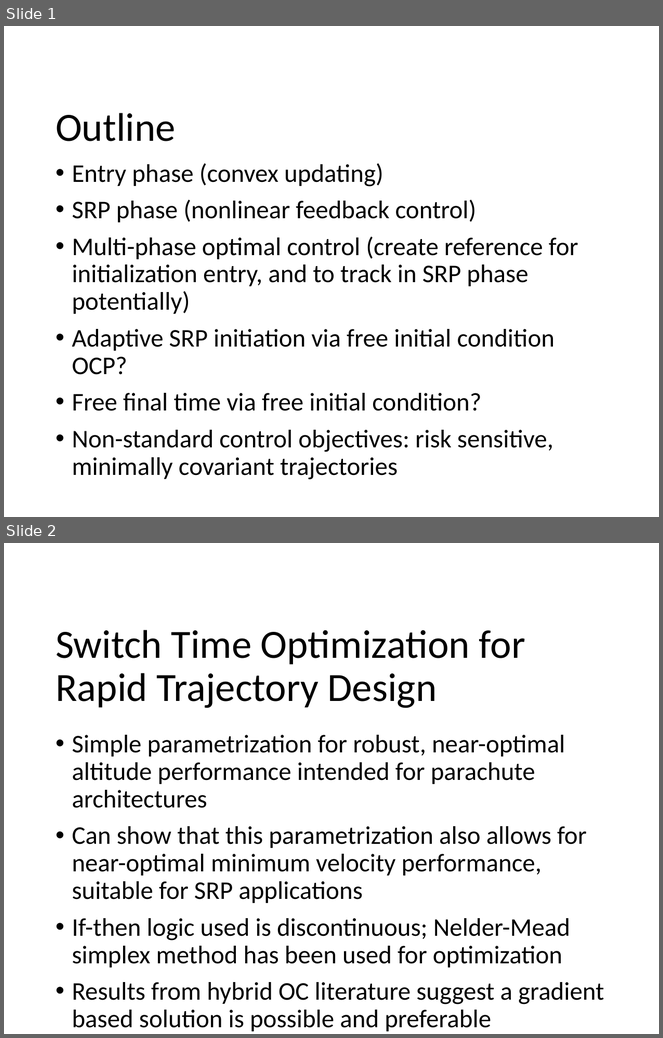
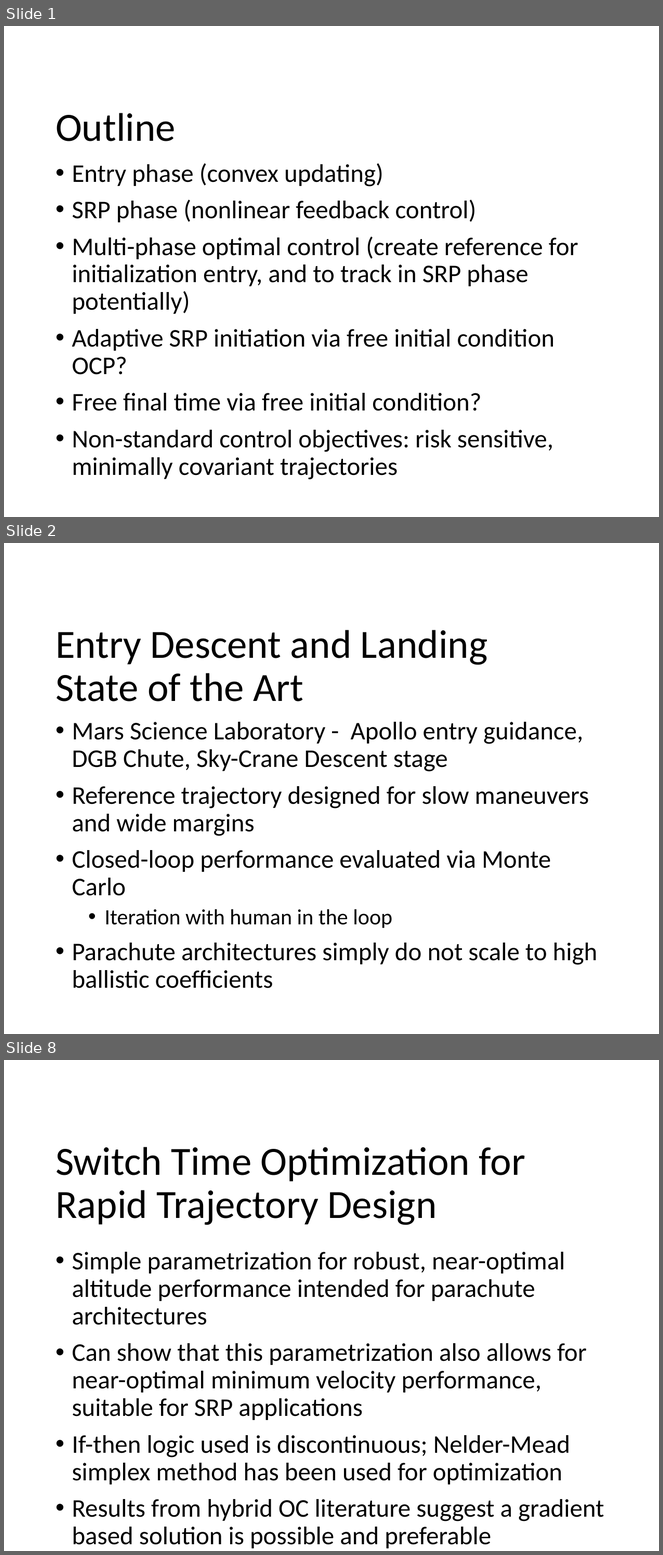
Before and after one commit to CDNoyes/EDL-Py, a slide deck: Documents/Qual Exam.pptx. Shown one above the other, each under a label of ours: slides 1 and 2 before the commit, slides 1, 2 and 8 after it; the slides between them are not shown. The pictures are 663x1038 and 663x1555 pixels, drawn with LibreOffice and Linux fonts; fonts in the diff are those of the drawing; background and template pictures are left out. Boxes give left, top, right and bottom in pixels: in the first picture for what was removed or moved away, otherwise in the second. Text is boxed around its words. In the diff, an @@ line names an element or a change of style, - is before the commit and + after.

```diff
--- a/Documents/Qual Exam.pptx
+++ b/Documents/Qual Exam.pptx
@@ slide 2 added at (4, 543, 659, 1034), background #FFFFFF @@
@@ title added at (55, 630, 488, 702), 44 pt, text #000000 @@
+Entry Descent and Landing
+State of the Art
@@ text added at (72, 722, 598, 989), 28 pt, text #000000 @@
+• Mars Science Laboratory - Apollo entry guidance, DGB Chute, Sky-Crane Descent stage
+• Reference trajectory designed for slow maneuvers and wide margins
+• Closed-loop performance evaluated via Monte Carlo
+  • Iteration with human in the loop
+• Parachute architectures simply do not scale to high ballistic coefficients
@@ what was slide 2 is now slide 8 @@
```
Also in this commit, not shown: 1 slide changed, 5 other slides added, 3 other files.
